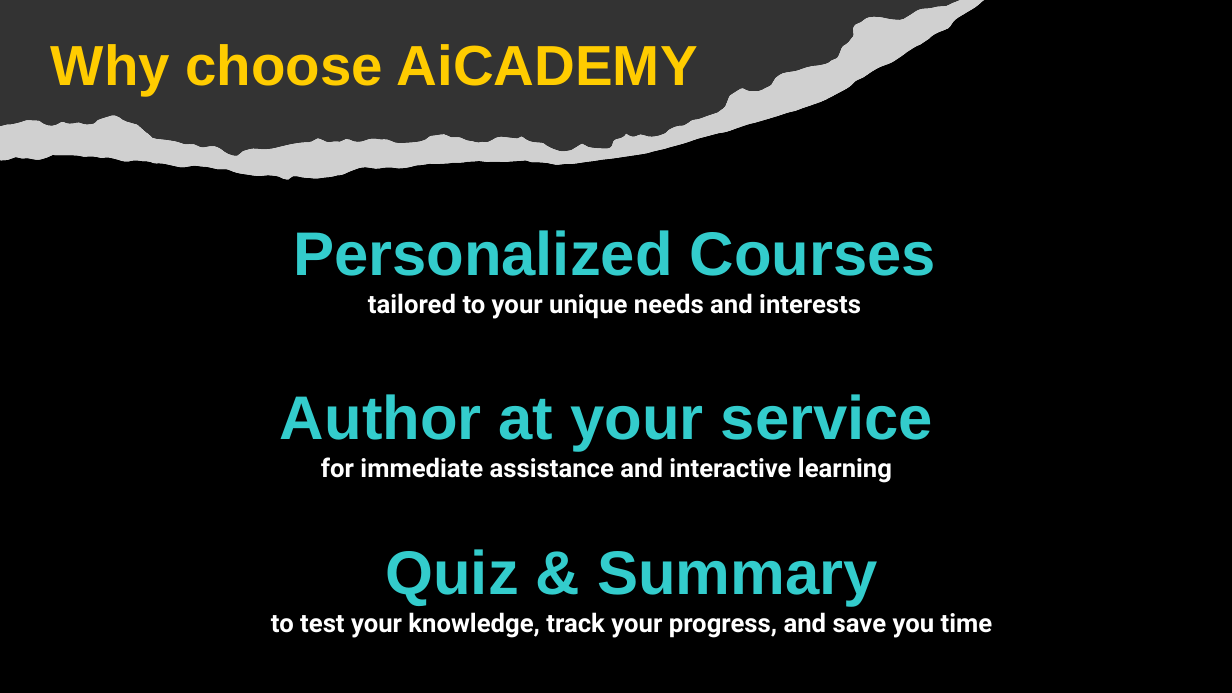
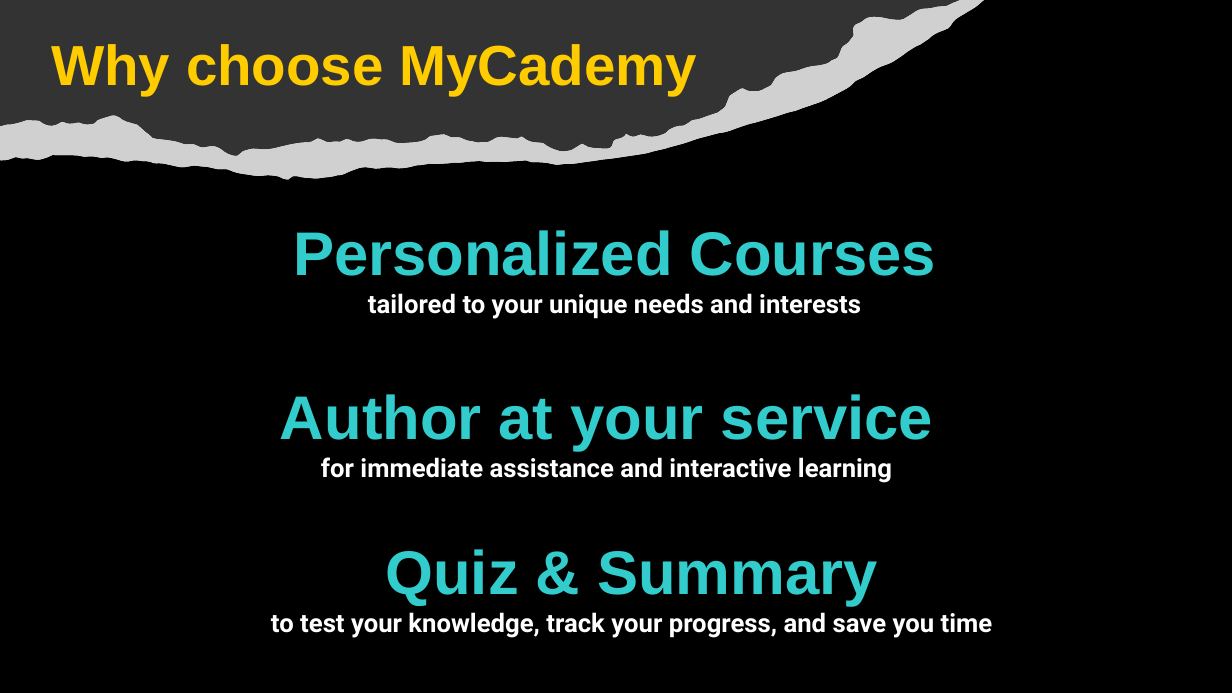
Before and after one commit to Adibvafa/MyCademy, a slide deck: slide 5 of Presentation.pptx. Drawn at 1232x693 pixels with LibreOffice and Linux fonts; fonts in the diff are those of the drawing; grey boxes stand for pictures. Boxes give left, top, right and bottom in pixels: in the first picture for what was removed or moved away, otherwise in the second. Text is boxed around its words. In the diff, an @@ line names an element or a change of style, - is before the commit and + after.

```diff
--- a/Presentation.pptx
+++ b/Presentation.pptx
@@ text at <box>51,44,697,96</box>: text changed @@
-Why choose AiCADEMY
+Why choose MyCademy
```
Also in this commit, not shown: 7 other slides changed, 4 other files.
